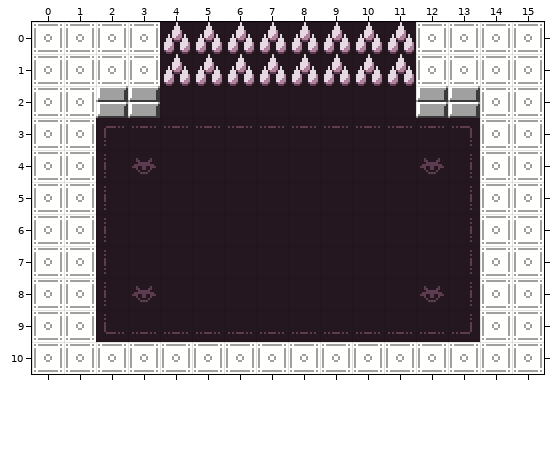
An edit to a level. Tiled map, art/rooms/ChallengeArena_Standard.tmx. Above, as it was before the edit.
Cells are 16x16 px. Shown: x 0..15, y 0..10.
After the commit:
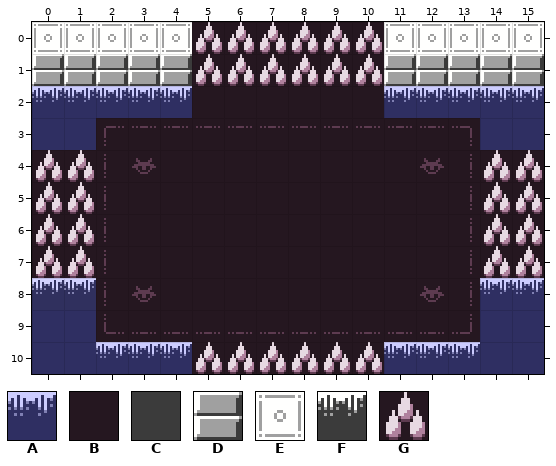
Key: from "Attributes": A 1; from "DiscoFloorTiles": B 0 "floor"; from "MapTiles": C 1 "map", D 4 "map", E 5 "map", F 11 "map"; from "TechnicalTiles": G 15.
_ is an empty cell, # one hidden under a higher layer.
Tiles replaced or removed in this view: B, D, E, G.
Tiles of an added or newly shown layer are drawn over the layers below it.
See-through tiles are keyed as they look on the map.
From the commit log: Add a whooooole bunch of overlays to a new grasslands test map
Diff:
Changed rows in their new state; . is an unchanged cell.
Layer "Base":
first column x 0:
 1 DDDDD......DDDDD
 2 FFFFF......FFFFF
 3 CC............##
 4 ##............##
 5 ##............##
 6 ##............##
 7 ##............##
 8 ##............##
 9 CC............CC
10 CCFFF######FFFCC
Layer "Attributes":
first column x 0:
 2 AAAAA......AAAAA
 3 AA..............
first column x 0:
 9 AA............AA
10 AAAAA......AAAAA
Layer "Exit - West/Base" (now shown):
first column x 0:
 4 GG
 5 GG
 6 GG
 7 GG
 8 FF
Layer "Exit - West/Attributes" (now shown):
first column x 0:
 8 AA
Layer "Exit - South/Base" (now shown):
first column x 5:
10 GGGGGG
Layer "Exit - East/Base" (now shown):
first column x 14:
 3 CC
 4 GG
 5 GG
 6 GG
 7 GG
 8 FF
Layer "Exit - East/Attributes" (now shown):
first column x 14:
 3 AA
first column x 14:
 8 AA
Layer "Overlay: Challenge - North/Base" (removed):
first column x 4:
 0 _......_
 1 _......_
 2 _......_
Changed places in both pictures, as pixel boxes (x1, y1, x2, y2):
changed: (32, 22, 544, 374)
